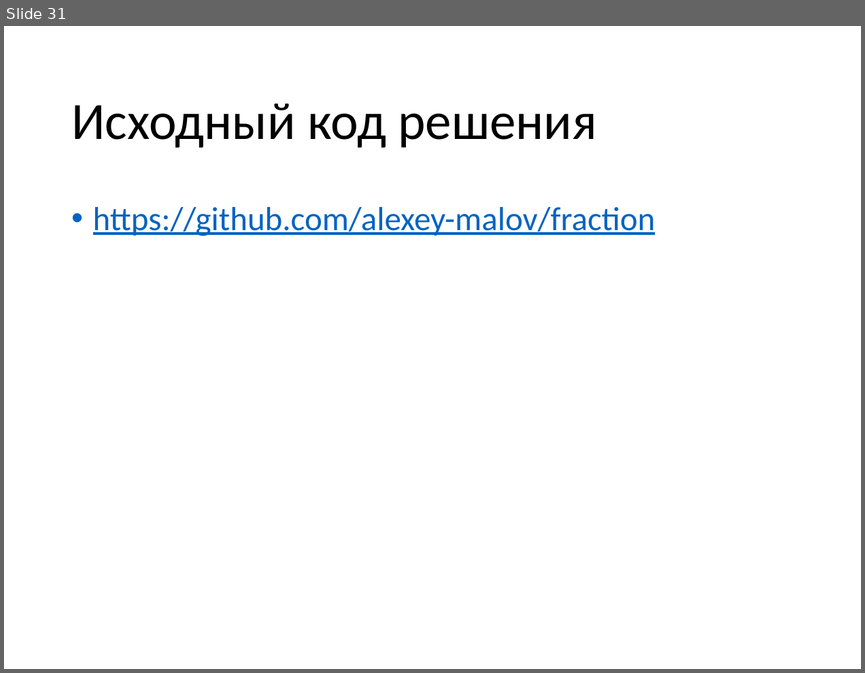
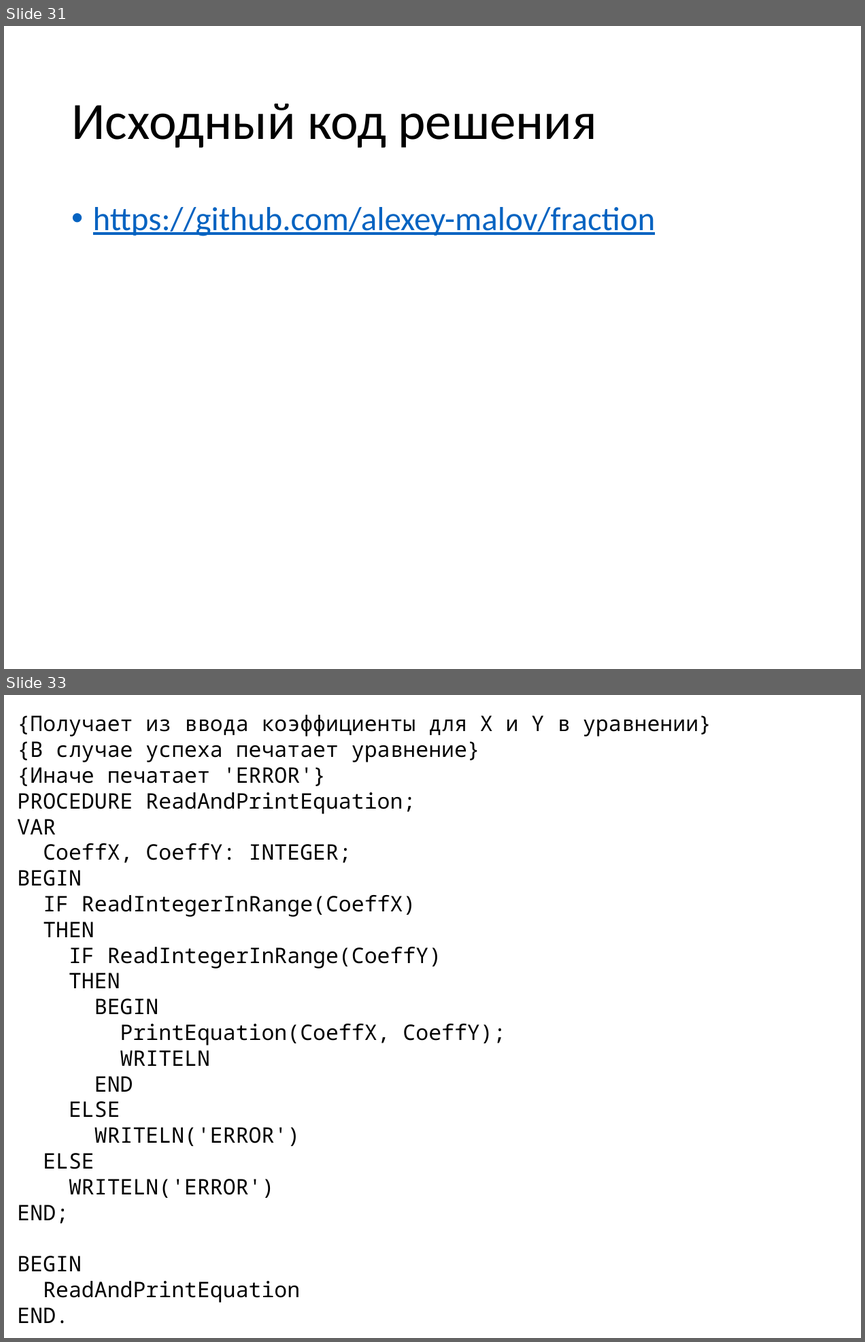
Before and after one commit to alexey-malov/fraction, a slide deck: Explanation.pptx. Shown one above the other, each under a label of ours: slide 31 before the commit, slides 31 and 33 after it; the slides between them are not shown. The pictures are 865x673 and 865x1342 pixels, drawn with LibreOffice and Linux fonts; fonts in the diff are those of the drawing. Boxes give left, top, right and bottom in pixels: in the first picture for what was removed or moved away, otherwise in the second. Text is boxed around its words. In the diff, an @@ line names an element or a change of style, - is before the commit and + after.

```diff
--- a/Explanation.pptx
+++ b/Explanation.pptx
@@ slide 33 added at (x1=4, y1=695, x2=861, y2=1338), background #FFFFFF @@
@@ text added at (x1=17, y1=715, x2=711, y2=1323), 18 pt, text #000000 @@
+{Получает из ввода коэффициенты для X и Y в уравнении}
+{В случае успеха печатает уравнение}
+{Иначе печатает 'ERROR'}
+PROCEDURE ReadAndPrintEquation;
+VAR
+CoeffX, CoeffY: INTEGER;
+BEGIN
+IF ReadIntegerInRange(CoeffX)
+THEN
+IF ReadIntegerInRange(CoeffY)
+THEN
+BEGIN
+PrintEquation(CoeffX, CoeffY);
+WRITELN
+END
+ELSE
+WRITELN('ERROR')
+ELSE
+WRITELN('ERROR')
+END;
+BEGIN
+ReadAndPrintEquation
+END.
```
Also in this commit, not shown: 1 slide changed, 10 other slides added.
